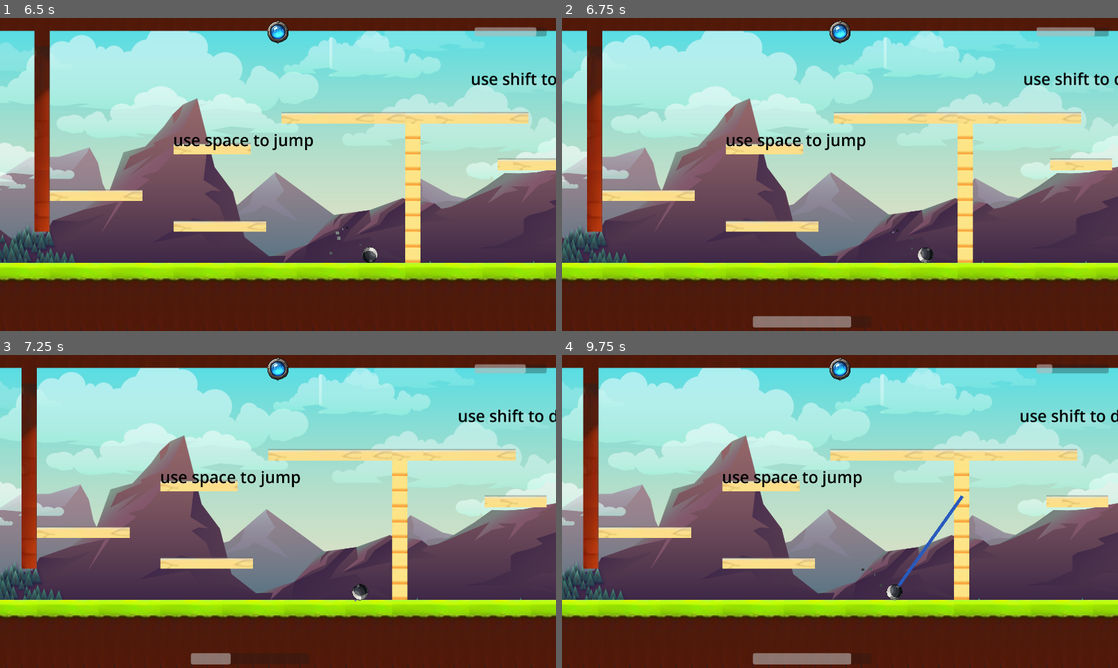
Above: before the commit, frames 1-4 (two rows, left to right).
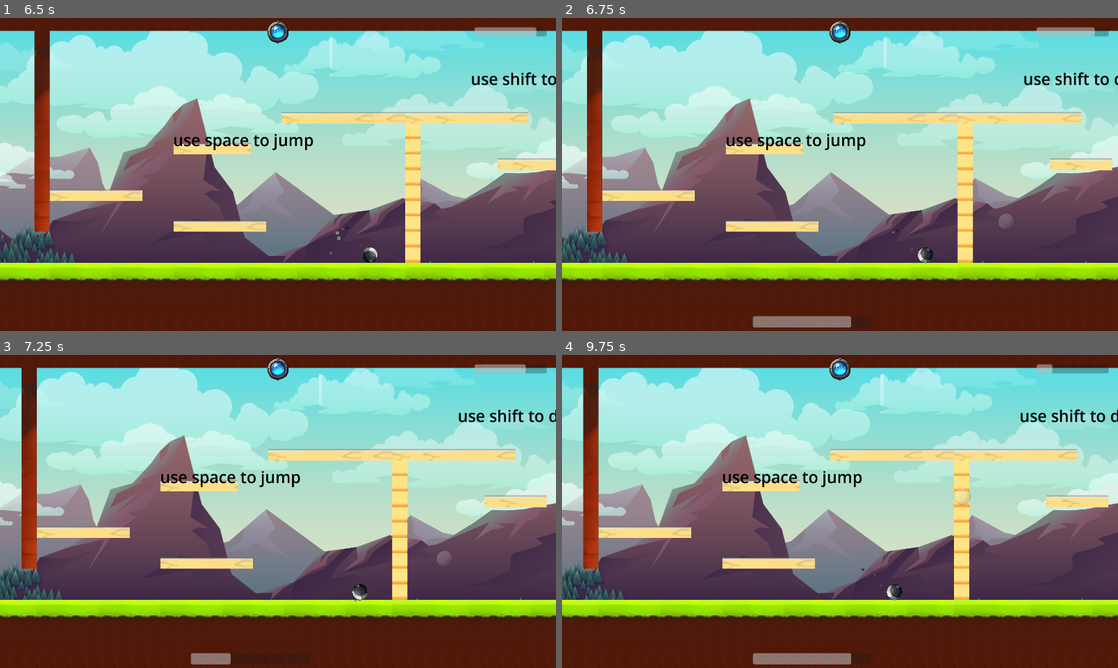
Above: after the commit, the same moments.

Repository: MukumovMuhammad/Ballement
Game: Godot game, scene res://Scenes/UI/menu.tscn
The game is run twice, just before and just after one commit, with the same random seed, the same clock (stepped at 60 frames per second) and the same inputs.
Inputs (mouse positions are in pixels of both pictures, inside the frame that each line leads up to):
- Up to frame 1 (6.5 s): click "Choose Level" at 0.5 s; move the mouse to (400, 158) at 1.27 s; hold D (right) 1.28-2.03 s; hold Middle mouse button (super_power) 1.28-2.03 s; tap G (g) at 1.35, 2.3, 6.05 s; tap Space (jump) at 1.52, 2.27, 6.02 s; move the mouse to (166, 190) at 2.02 s; hold A (left) 2.03-2.78 s; tap Middle mouse button (super_power) at 2.1 s; move the mouse to (333, 105) at 2.77 s; hold D (right) 2.78-3.5 s; hold Middle mouse button (super_power) 2.78-3.5 s; tap W (1_pw) at 2.85 s; click "Training level" at 3.5 s; click (278, 33) at 4.25 s; click "Continue" at 5 s; tap E (3_pw) at 5.75 s; move the mouse to (250, 237) at 5.77 s; hold D (right) from 5.78 s (still down); tap F (2_pw) at 5.85 s
- Up to frame 2 (6.75 s): tap E (3_pw) at 6.5, 6.6 s; move the mouse to (1006, 221) at 6.52 s; release D (right) at 6.53 s; hold A (left) from 6.53 s (still down); hold Middle mouse button (super_power) from 6.53 s (still down)
- Up to frame 3 (7.25 s): keep holding A (left); keep holding Middle mouse button (super_power); tap Space (jump) at 6.77 s
- Up to frame 4 (9.75 s): tap E (3_pw) every 0.75 s from 7.25 to 9.5 s; move the mouse to (673, 464) at 7.27 s; release Middle mouse button (super_power) at 7.28 s; tap Shift (dash) at 7.35 s; tap Space (jump) at 7.52, 9.02 s; tap G (g) at 7.55, 8.1, 9.05, 9.6 s; move the mouse to (867, 511) at 8.02 s; hold Middle mouse button (super_power) 8.03-8.78 s; move the mouse to (756, 433) at 8.77 s; release A (left) at 8.78 s; hold D (right) from 8.78 s (still down); tap Middle mouse button (super_power) at 8.85 s; move the mouse to (962, 495) at 9.52 s; hold Middle mouse button (super_power) from 9.53 s (still down)

Frame 1 is identical in both runs. In frame 2, less than 0.1% of the frame differs, in the area x 78-81%, y 62-67%; in frame 3, less than 0.1%; in frame 4, 0.3%, in the area x 60-74%, y 42-74%.

Commit message:
Changed the effect of fire's super power

Diff:
--- a/Line2D.gd
+++ b/Line2D.gd
@@ -2,6 +2,9 @@
 @onready var timer = $Timer
 @onready var small_timer = $small_timer
 var has_done : bool = false
+
+var Points : Array
+
 func _ready():
 	self.global_position = Vector2.ZERO
 
@@ -25,10 +28,12 @@
 		add_point(start_point)
 		add_point(end_point)
 		has_done = true
+
 	add_point(start_point)
 	add_point(end_point)
 	if get_point_count() > 2:
-		clear_points()
+		remove_point(2)
+		remove_point(3)
 	#small_timer.start()
 
 
--- a/Scenes/Player/player.gd
+++ b/Scenes/Player/player.gd
@@ -85,7 +85,8 @@
 	if compiling:
 		super_power_time = energy_timer.time_left
 		mouse_pos = get_global_mouse_position()
-		line_2d.temp_show(self.position, True_distance(self.global_position, mouse_pos))
+		#line_2d.temp_show(self.position, True_distance(self.global_position, mouse_pos))
+		$Dot.global_position = True_distance(self.global_position, mouse_pos)
 
 func _process(delta):
 	Getting_collide_name()
@@ -97,7 +98,15 @@
 				anim.rotate(5)
 			else:
 				anim.rotate(5/100)
+			if state.current_state == "fire":
+				super_power_time = energy_timer.time_left
+				mouse_pos = get_global_mouse_position()
+				#line_2d.temp_show(self.position, True_distance(self.global_position, mouse_pos))
+				$Dot.global_position = True_distance(self.global_position, mouse_pos)
+
+
 			if energy_timer.is_stopped() and !compile_ready:
+				$Dot.show()
 				self.velocity = Vector2.ZERO
 				energy_timer.start()
 				compiling = true
@@ -110,7 +119,9 @@
 			print("The time just left is ", energy_timer.wait_time)
 			power_compile.emit(false)
 			line_2d.disappear()
+			$Dot.hide()
 	if Input.is_action_just_released("super_power") and compile_ready:
+			$Dot.hide()
 			Super_power(state.current_state)
 
 
@@ -215,12 +226,13 @@
 	state.Change_state(0)
 	anim.play(state.current_state)
 	State_changed.emit(state.current_state)
-	spray.Object_changed_state(state.current_state)
+
 	Power_active = false
 	set_collision_mask_value(4, true)
 	var _scale = Scales[state.current_state]
 	anim.scale = Vector2(_scale,_scale)
 	anim.position = anim_pos[state.current_state]
+	spray.Object_changed_state(state.current_state)
 	#line_2d.disappear()
 #Moving ather objects
 func Moving_rig_body():
--- a/Scenes/Player/player.tscn
+++ b/Scenes/Player/player.tscn
@@ -139,6 +139,13 @@
 [node name="Energy_timer" type="Timer" parent="."]
 one_shot = true
 
+[node name="Dot" type="Sprite2D" parent="."]
+visible = false
+self_modulate = Color(1, 1, 1, 0.203922)
+position = Vector2(91, -2)
+scale = Vector2(0.2, 0.2)
+texture = ExtResource("5_48h5d")
+
 [connection signal="State_changed" from="." to="Sprite2D" method="_on_player_state_changed"]
 [connection signal="timeout" from="Dashing_time" to="." method="_on_dashing_time_timeout"]
 [connection signal="timeout" from="Dashing_cooldown" to="." method="_on_dashing_cooldown_timeout"]
--- a/Scenes/Player/spray.tscn
+++ b/Scenes/Player/spray.tscn
@@ -27,11 +27,13 @@
 	\"earth\" : 0.5
 }
 
+
+
 func Change_behavour(state):
+	self.one_shot = false
 	self.process_material.set(\"color\" , colors[state])
 	self.process_material.set(\"direction\", directions[state])
 	self.lifetime = Life_time[state]
-
 
 
 
@@ -42,6 +44,17 @@
 		Change_behavour(_state)
 	else:
 		emitting = false
+
+
+func Boom_effect(_state):
+	self.one_shot = true
+	local_coords = false
+	self.lifetime = 0.5
+	self.process_material.set(\"direction\", Vector3(1,0,0))
+	self.process_material.set(\"spread\" , 180.0)
+	self.process_material.set(\"gravity\", Vector3(0,0,0))
+	self.process_material.set(\"initial_velocity_min\", 500)
+	self.amount = 50
 "
 
 [node name="spray" type="GPUParticles2D"]
--- a/project.godot
+++ b/project.godot
@@ -85,6 +85,11 @@
 , Object(InputEventKey,"resource_local_to_scene":false,"resource_name":"","device":-1,"window_id":0,"alt_pressed":false,"shift_pressed":false,"ctrl_pressed":false,"meta_pressed":false,"pressed":false,"keycode":0,"physical_keycode":88,"key_label":0,"unicode":120,"echo":false,"script":null)
 ]
 }
+super_power_2={
+"deadzone": 0.5,
+"events": [Object(InputEventKey,"resource_local_to_scene":false,"resource_name":"","device":-1,"window_id":0,"alt_pressed":false,"shift_pressed":false,"ctrl_pressed":false,"meta_pressed":false,"pressed":false,"keycode":0,"physical_keycode":67,"key_label":0,"unicode":99,"echo":false,"script":null)
+]
+}
 
 [internationalization]
 
